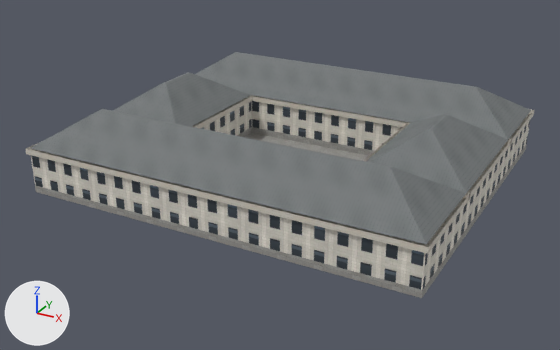
The glTF model assets/buildings/dc/freer.glb as it was, and as the next commit left it.
Rendered twice from a camera (50 mm lens) standing at (61.5, -118.2, 57.3) and looking at (-1.2, -4.1, 0.2). Every picture has the same lights, and +X, +Y and +Z are marked at lower left. The picture after the commit comes second. Where no turn or scale is listed for an object, it has been applied to the vertices. Vertices at exactly the same position are counted once.

In view in the first picture: 'freer'.
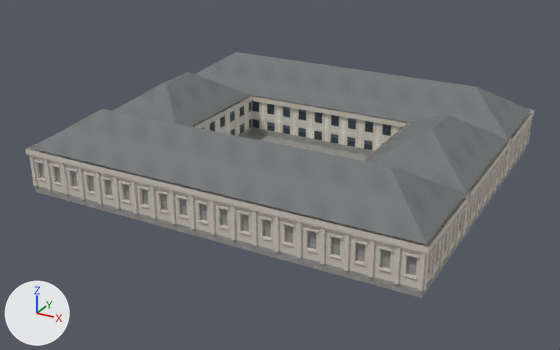
Boxes (x1, y1, x2, y2) around the edits, measured in the pictures (560 x 350 px):
part 1 of me_freer, added
    after: (29, 114, 532, 291)

The change in detail:
me_freer is used by ob_freer; location (0.0, 0.0, 7.0).
me_freer had 100 vertices, 146 faces and spanned x -35.8..35.8, y -31.3..31.3, z -7.0..7.0.
me_freer now has 2572 vertices, 3402 faces and spans x -35.8..35.8, y -31.3..31.3, z -7.0..7.0.
me_freer part 1: 2472 vertices added at x -35.5..35.5, y -31.0..31.0, z -5.7..0.2.
